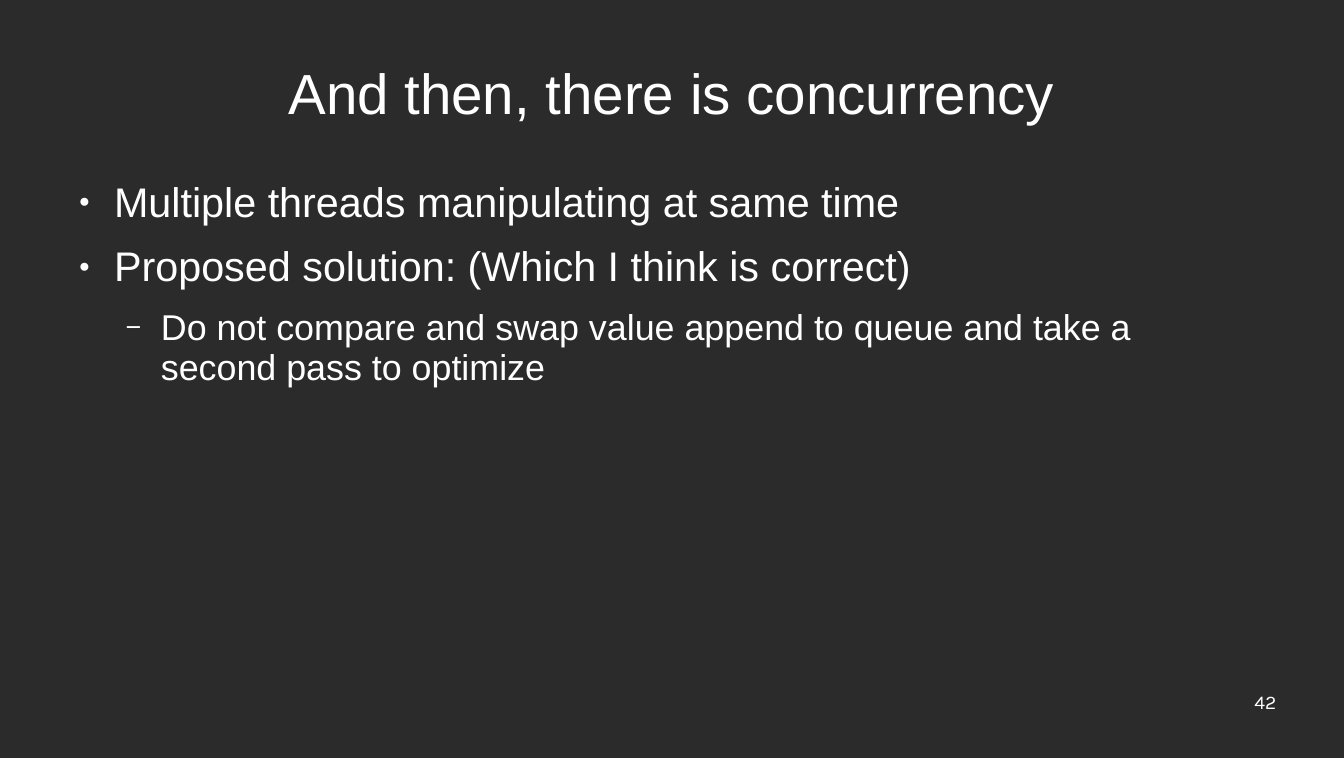
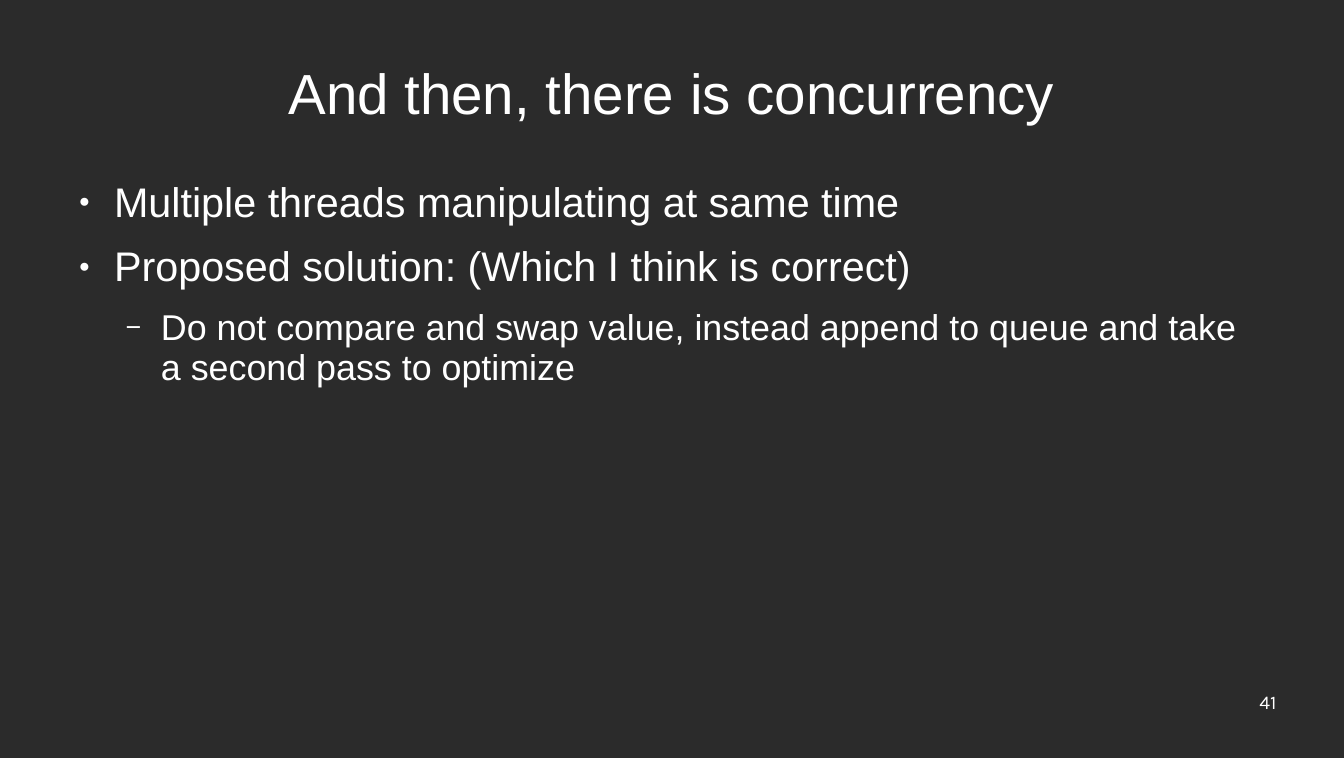
Before and after one commit to edwardcapriolo/nibiru, a slide deck: slide 41 of hexagons.ppt (slide 42 before the commit). Drawn at 1344x758 pixels with LibreOffice and Linux fonts; fonts in the diff are those of the drawing; background and template pictures are left out; a plain dark background stands for a picture behind light text. Boxes give left, top, right and bottom in pixels: in the first picture for what was removed or moved away, otherwise in the second. Text is boxed around its words. In the diff, an @@ line names an element or a change of style, - is before the commit and + after.

Commit message:
update

```diff
--- a/hexagons.ppt
+++ b/hexagons.ppt
@@ text at (161,314,1236,387): text changed @@
-  − Do not compare and swap value append to queue and take a second pass to optimize
+  − Do not compare and swap value, instead append to queue and take a second pass to optimize
@@ page number at (1259,696,1276,709): text changed @@
-42
+41
```
Also in this commit, not shown: 7 other slides changed, 1 slide added, 2 slides removed.
